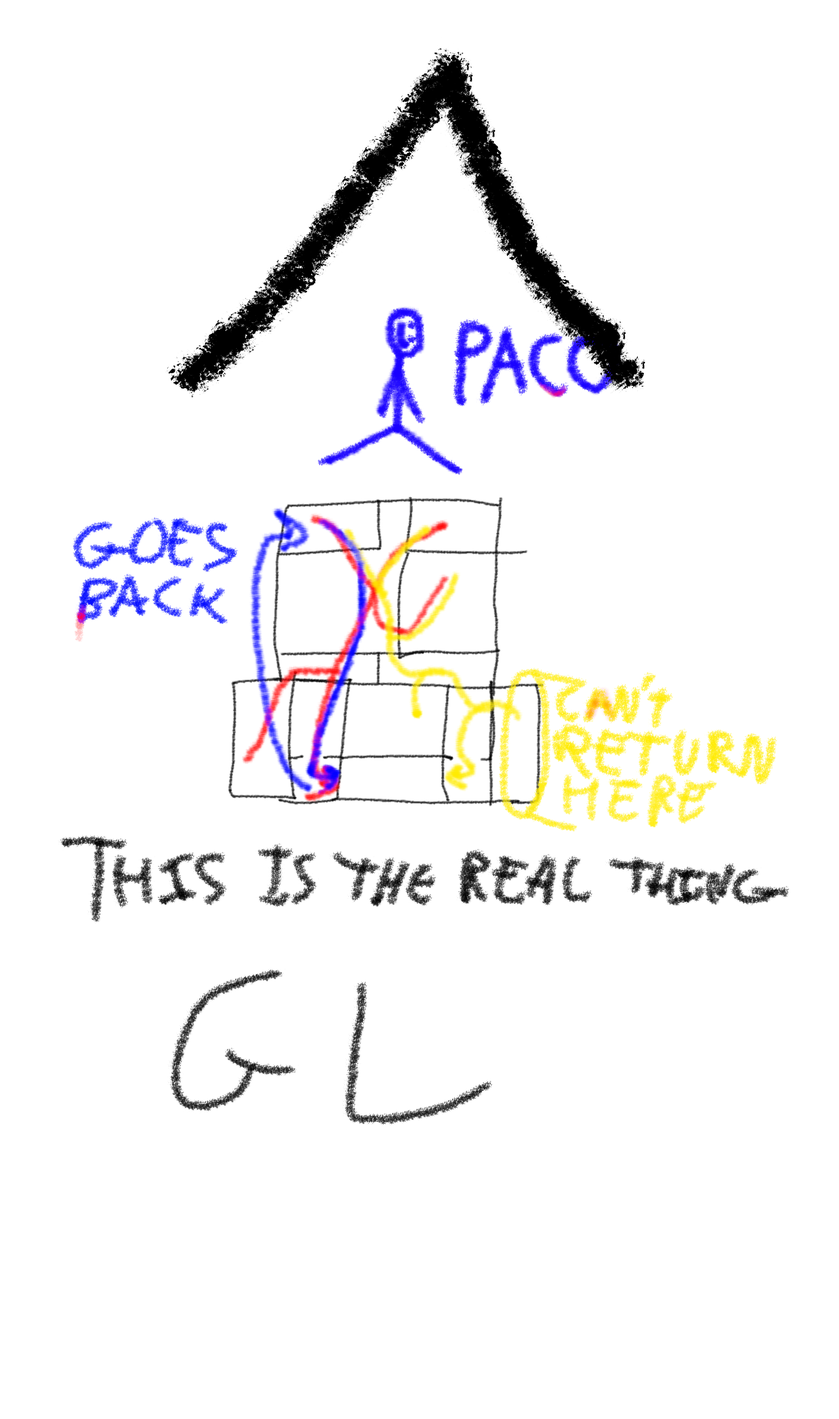
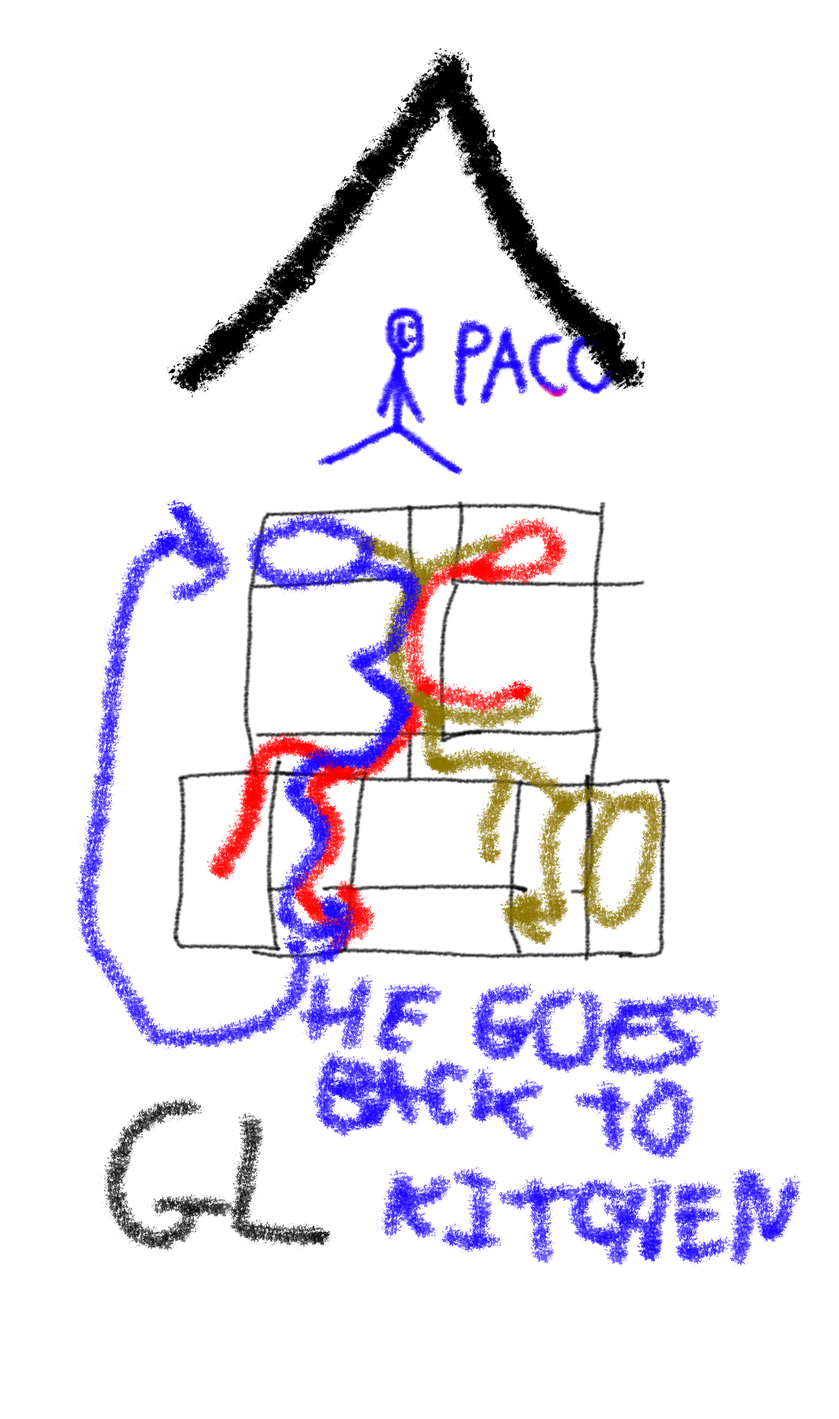
Comparing the layer stacks of the two w=839, h=1419 images. Changes:
added layer "Layer #3" above "Layer #5" over box(71, 498, 429, 1056)
added layer "Layer #5" above "Layer #4" over box(354, 531, 671, 952)
added layer "Layer #4" above "Layer #1" over box(206, 515, 572, 956)
painted on "Layer #1" over box(57, 506, 808, 1272)
painted on "Layer #2" over box(171, 496, 672, 963)
